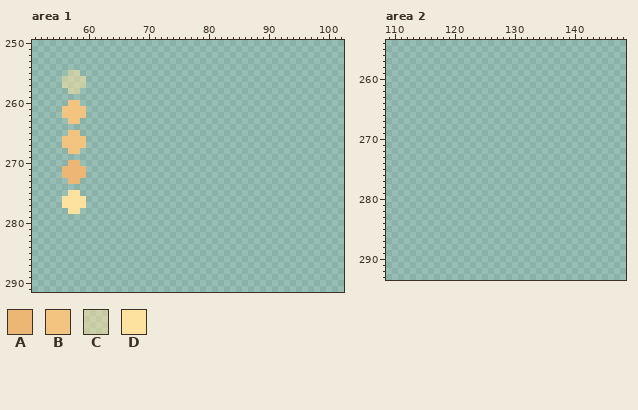
One commit to this pixel-art file: app/src/main/assets/sidebar/blueprints.aseprite. Above is the file before it was changed.
535x416 pixels, 1 frame. Colours within 5 levels of each other are drawn and written as one. Shown: area 1: x 51..102, y 250..291; area 2: x 109..148, y 254..293. The commit also changed other parts of the picture, which this record leaves out.
Palette (. is transparent): A #ecb675  B #f3c380  C #fce19f87  D #fce19f
Pixels before, area 1, first column x 56:
255 .CC.
256 CCCC
257 CCCC
258 .CC.
259 ....
260 .BB.
261 BBBB
262 BBBB
263 .BB.
264 ....
265 .BB.
266 BBBB
267 BBBB
268 .BB.
269 ....
270 .AA.
271 AAAA
272 AAAA
273 .AA.
274 ....
275 .DD.
276 DDDD
277 DDDD
278 .DD.
New version:
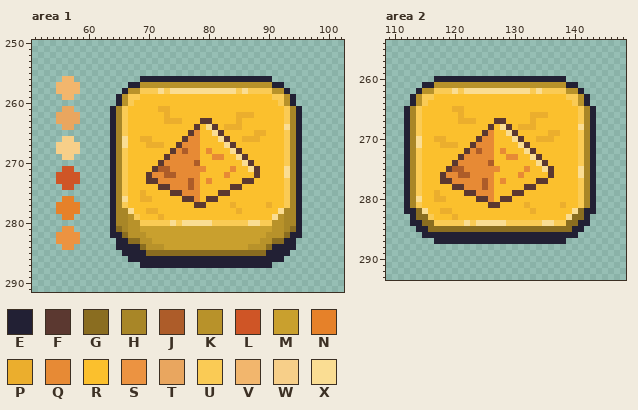
Colours new in this view: E #222034  F #5b3830  G #8a6d20  H #a88627  J #ad5c29  K #b8922a  L #cf5526  M #c9a02e  N #e68129  P #ebae2d  Q #e78a35  R #fbc02d  S #ec9341  T #e9a65f  U #facb55  V #f2b66d  W #f7cf89  X #fadd93
Difference:
Area 1, layer "sand/sand":
y 255: x 57..58 CC -> ..
y 256: x 56..59 CCCC -> VV..; x 69..90 ...................... -> EEEEEEEEEEEEEEEEEEEEEE
y 257: x 55..59 .CCCC -> VVVV.; x 67..92 .......................... -> EEKKKKKKKKKKKKKKKKKKKKKKEE
y 258: x 55..58 ..CC -> VVVV; x 66..93 ............................ -> EKKUUUXUXXXXXXXXXXXUXUUUUKKE
y 259: x 56..57 .. -> VV; x 65..94 .............................. -> EKUURRRRRRRRRRRRRRRRRRRRRRUUKE
y 260: x 57..58 BB -> ..; x 65..94 .............................. -> EKURRRRRRRRRRRRRRRRRRRRRRRRUKE
y 261: x 56..59 BBBB -> TT..; x 64..95 ................................ -> EHURRRRRPPRRRRRRRRRRRRRRRRRRRUHE
y 262: x 55..59 .BBBB -> TTTT.; x 64..95 ................................ -> EHURRRRRRPRRRRRRRRRRRPPPRRRRRUHE
y 263: x 55..58 ..BB -> TTTT; x 64..95 ................................ -> EHURRRRRRPPPRRRFFRRRRPRRRRRRRUHE
y 264: x 56..57 .. -> TT; x 64..95 ................................ -> EHURRRRRRRRRRRFRXFRPPPRRRRRRRXHE
y 265: x 57..58 BB -> ..; x 64..95 ................................ -> EHURRRRRRRRRRFQRRXFRRRRRPPRRRUHE
y 266: x 56..59 BBBB -> WW..; x 64..95 ................................ -> EHXRRPPRRRRRFQQRRRXFRRPPPRRRRUHE
y 267: x 55..59 .BBBB -> WWWW.; x 64..95 ................................ -> EHXRRRPPPRRFQQQRRRRXFRRRRRRRRUHE
y 268: x 55..58 ..BB -> WWWW; x 64..95 ................................ -> EHURRRRRRRFQJQQRQRRRXFRRRRRRRUHE
y 269: x 56..57 .. -> WW; x 64..95 ................................ -> EHURRRRRRFQQQQQRRQQRRXFRRRRRRUHE
y 270: x 57..58 AA -> ..; x 64..95 ................................ -> EHURRRRRFQQQQQJRRRRRRRXFRRRRRUHE
y 271: x 56..59 AAAA -> LL..; x 64..95 ................................ -> EHURRRRFJJQQQQQQRRRRQRRXFRRRRXHE
y 272: x 55..59 .AAAA -> LLLL.; x 64..95 ................................ -> EHURRRFQQJJQQQQRRRRQRRRRFRRRRXHE
y 273: x 55..58 ..AA -> LLLL; x 64..95 ................................ -> EHURRRFFQQQQQJQRQRRRRRFFRRRRRUHE
y 274: x 56..57 .. -> LL; x 64..95 ................................ -> EHURRRRRFFQQQJQRRRRRFFRRRRRRRUHE
y 275: x 57..58 DD -> ..; x 64..95 ................................ -> EHURRPRRRRFFQQQRRRFFRRRRRRRRRUHE
y 276: x 56..59 DDDD -> NN..; x 64..95 ................................ -> EHXRRPPRRRRRFFQRFFRRRRRRRRRRRUHE
y 277: x 55..59 .DDDD -> NNNN.; x 64..95 ................................ -> EHURRRRRRRRRRRFFRRRRPRRRRRPRRUHE
y 278: x 55..58 ..DD -> NNNN; x 64..95 ................................ -> EHHXRRPPRRRRRRRRRRRRRPRRRRRRXHHE
y 279: x 56..57 .. -> NN; x 64..95 ................................ -> EHHKURRRPRRRRRRRRRRRRRRRRRRXKHHE
y 280: x 64..95 ................................ -> EHHKKUUUUUXUXXXXXUUUUUUXXUUKKHHE
y 281: x 56..57 .. -> SS; x 64..95 ................................ -> EGHKKMMMMMMMMMMMMMMMMMMMMMMKKHGE
y 282: x 55..58 .... -> SSSS; x 64..95 ................................ -> EEGKKKMMMMMMMMMMMMMMMMMMMMKKKGEE
y 283: x 55..58 .... -> SSSS; x 65..94 .............................. -> EEGGKKMMMMMMMMMMMMMMMMMMKKGGEE
y 284: x 56..57 .. -> SS; x 65..94 .............................. -> EEEEGKKKMMMMMMMMMMMMMMKKKGEEEE
y 285: x 66..93 ............................ -> EEEEGGGGGGGGGGGGGGGGGGGGEEEE
y 286: x 67..92 .......................... -> EEEEEEEEEEEEEEEEEEEEEEEEEE
y 287: x 69..90 ...................... -> EEEEEEEEEEEEEEEEEEEEEE
Area 2, layer "sand/sand":
y 260: x 117..138 ...................... -> EEEEEEEEEEEEEEEEEEEEEE
y 261: x 115..140 .......................... -> EEKKKKKKKKKKKKKKKKKKKKKKEE
y 262: x 114..141 ............................ -> EKKUUUXUXXXXXXXXXXXUXUUUUKKE
y 263: x 113..142 .............................. -> EKUURRRRRRRRRRRRRRRRRRRRRRUUKE
y 264: x 113..142 .............................. -> EKURRRRRRRRRRRRRRRRRRRRRRRRUKE
y 265: x 112..143 ................................ -> EHURRRRRPPRRRRRRRRRRRRRRRRRRRUHE
y 266: x 112..143 ................................ -> EHURRRRRRPRRRRRRRRRRRPPPRRRRRUHE
y 267: x 112..143 ................................ -> EHURRRRRRPPPRRRFFRRRRPRRRRRRRUHE
y 268: x 112..143 ................................ -> EHURRRRRRRRRRRFRXFRPPPRRRRRRRXHE
y 269: x 112..143 ................................ -> EHURRRRRRRRRRFQRRXFRRRRRPPRRRUHE
y 270: x 112..143 ................................ -> EHXRRPPRRRRRFQQRRRXFRRPPPRRRRUHE
y 271: x 112..143 ................................ -> EHXRRRPPPRRFQQQRRRRXFRRRRRRRRUHE
y 272: x 112..143 ................................ -> EHURRRRRRRFQJQQRQRRRXFRRRRRRRUHE
y 273: x 112..143 ................................ -> EHURRRRRRFQQQQQRRQQRRXFRRRRRRUHE
y 274: x 112..143 ................................ -> EHURRRRRFQQQQQJRRRRRRRXFRRRRRUHE
y 275: x 112..143 ................................ -> EHURRRRFJJQQQQQQRRRRQRRXFRRRRXHE
y 276: x 112..143 ................................ -> EHURRRFQQJJQQQQRRRRQRRRRFRRRRXHE
y 277: x 112..143 ................................ -> EHURRRFFQQQQQJQRQRRRRRFFRRRRRUHE
y 278: x 112..143 ................................ -> EHURRRRRFFQQQJQRRRRRFFRRRRRRRUHE
y 279: x 112..143 ................................ -> EHURRPRRRRFFQQQRRRFFRRRRRRRRRUHE
y 280: x 112..143 ................................ -> EHXRRPPRRRRRFFQRFFRRRRRRRRRRRUHE
y 281: x 112..143 ................................ -> EHURRRRRRRRRRRFFRRRRPRRRRRPRRUHE
y 282: x 112..143 ................................ -> EEGXRRPPRRRRRRRRRRRRRPRRRRRRXGEE
y 283: x 113..142 .............................. -> EGGURRRPRRRRRRRRRRRRRRRRRRXGGE
y 284: x 113..142 .............................. -> EEGGUUUUUXUXXXXXUUUUUUXXUUGGEE
y 285: x 114..141 ............................ -> EEGGGGGGGGGGGGGGGGGGGGGGGGEE
y 286: x 115..140 .......................... -> EEEEEEEEEEEEEEEEEEEEEEEEEE
y 287: x 117..138 ...................... -> EEEEEEEEEEEEEEEEEEEEEE
Pixel boxes of the changes (left, top, right, bottom) in both pictures:
changed: (56, 70, 86, 250)
added: (110, 76, 302, 268)
added: (404, 76, 596, 244)
